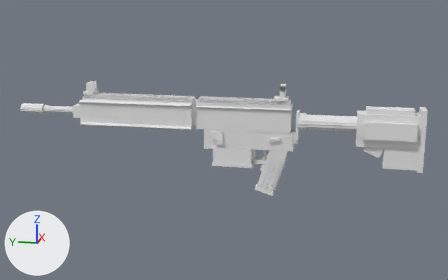
Renders of the OBJ model src/main/resources/assets/mareeletrica/models/block/armory21_m4a1_claude_body.obj from each side of a commit.
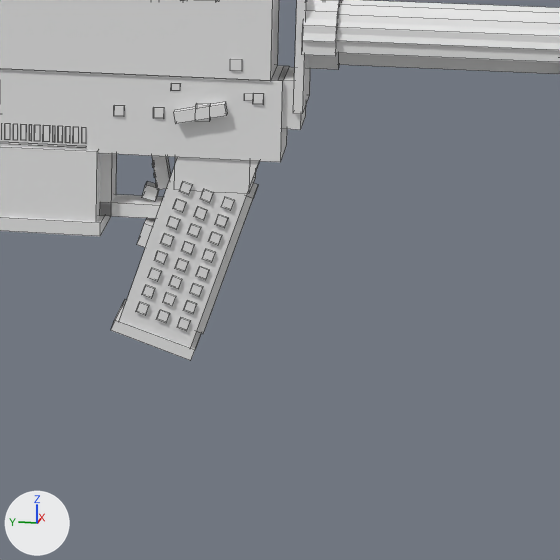
Each version is shown whole from a 50 mm camera at (-4.639, -1.3, 1.691) aimed at (0.515, -0.269, 0.403), then close up on the part from 51% to 79% of the width and 41% to 86% of the height. The lights are fixed; the arrows at lower left show +X, +Y and +Z. The older version's two pictures come first. The close-ups show mesh edges as thin lines. Where no turn or scale is listed for an object, it has been applied to the vertices. Vertices at exactly the same position are counted once.

Names of what the first close-up shows: 'armory21_m4a1_claude_body'.
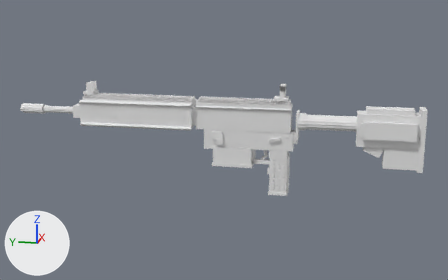
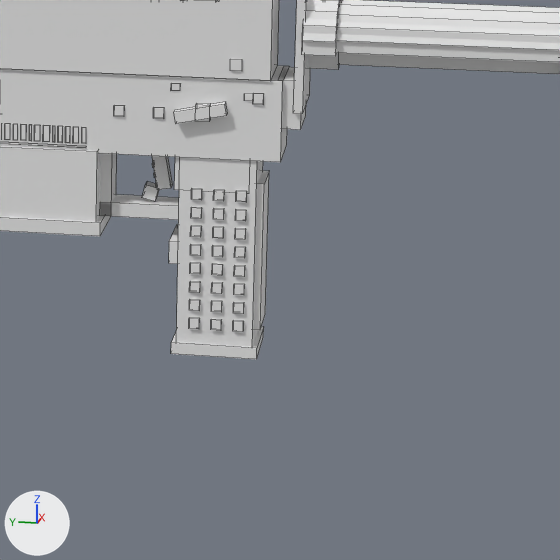
The change, as a list of edits to the scene's bpy script:
```text
Change me_armory21_m4a1_claude_body:
    used by ob_armory21_m4a1_claude_body; location = (0.0, 0.0, 0.0)
    remove me_armory21_m4a1_claude_body.from_pydata(...)  # 3130 vertices, 2388 faces; spans x 0.37..0.63, y -1.93..1.6, z -0.05..0.91
    add me_armory21_m4a1_claude_body.from_pydata(...)  # 3130 vertices, 2388 faces; spans x 0.37..0.63, y -1.93..1.6, z -0.04..0.91
    me_armory21_m4a1_claude_body part 1: the loose piece of 8 vertices spanning x 0.44..0.56, y -0.84..-0.56, z -0.04..0.42 is turned -18 degrees about the x axis through its middle, then moved by (0.0, -0.05, 0.0)
    me_armory21_m4a1_claude_body part 2: the loose piece of 8 vertices spanning x 0.44..0.56, y -0.64..-0.6, z 0.16..0.21 is moved by (0.0, -0.06, -0.03)
    me_armory21_m4a1_claude_body part 3: the loose piece of 8 vertices spanning x 0.43..0.57, y -0.72..-0.55, z -0.05..0.02 is turned -18 degrees about the x axis through its middle, then moved by (0.0, -0.12, -0.01)
    me_armory21_m4a1_claude_body part 4: the loose piece of 8 vertices spanning x 0.45..0.55, y -0.82..-0.71, z 0.0..0.28 is turned -18 degrees about the x axis through its middle, then moved by (0.0, -0.07, 0.02)
    me_armory21_m4a1_claude_body part 5: 224 of the vertices in x 0.43..0.57, y -0.79..-0.6, z 0.01..0.3 are turned -18 degrees about the x axis through their middle, then moved by (0.0, -0.06, 0.0)
    other edits to the shape of me_armory21_m4a1_claude_body do not show in these pictures
```

Location of each change, [x1, y1, x2, y2] in pixels of the close-ups (560 x 560 px; the box of a moved part takes in the faces that stretch with it):
'armory21_m4a1_claude_body', reshaped
    before: [0, 0, 560, 360]
    after: [0, 0, 560, 359]
part 1 of me_armory21_m4a1_claude_body, moved or reshaped
    before: [119, 157, 260, 348]
    after: [176, 157, 263, 347]
part 2 of me_armory21_m4a1_claude_body, moved or reshaped
    before: [137, 218, 155, 247]
    after: [169, 225, 178, 264]
part 3 of me_armory21_m4a1_claude_body, moved or reshaped
    before: [111, 299, 201, 360]
    after: [171, 326, 264, 359]
part 4 of me_armory21_m4a1_claude_body, moved or reshaped
    before: [197, 183, 258, 334]
    after: [253, 170, 269, 330]
part 5 of me_armory21_m4a1_claude_body, moved or reshaped
    before: [136, 181, 235, 331]
    after: [189, 188, 247, 332]
